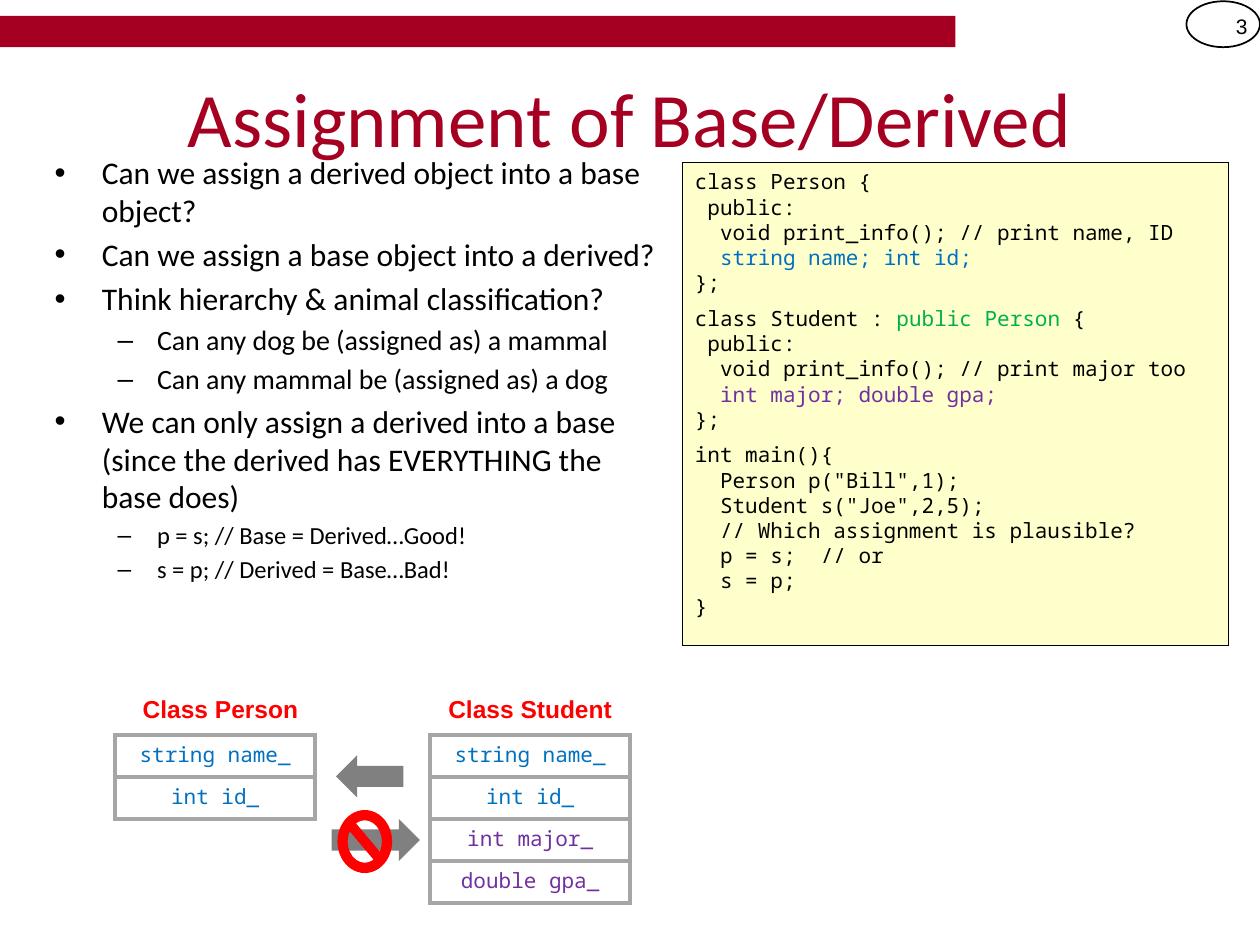
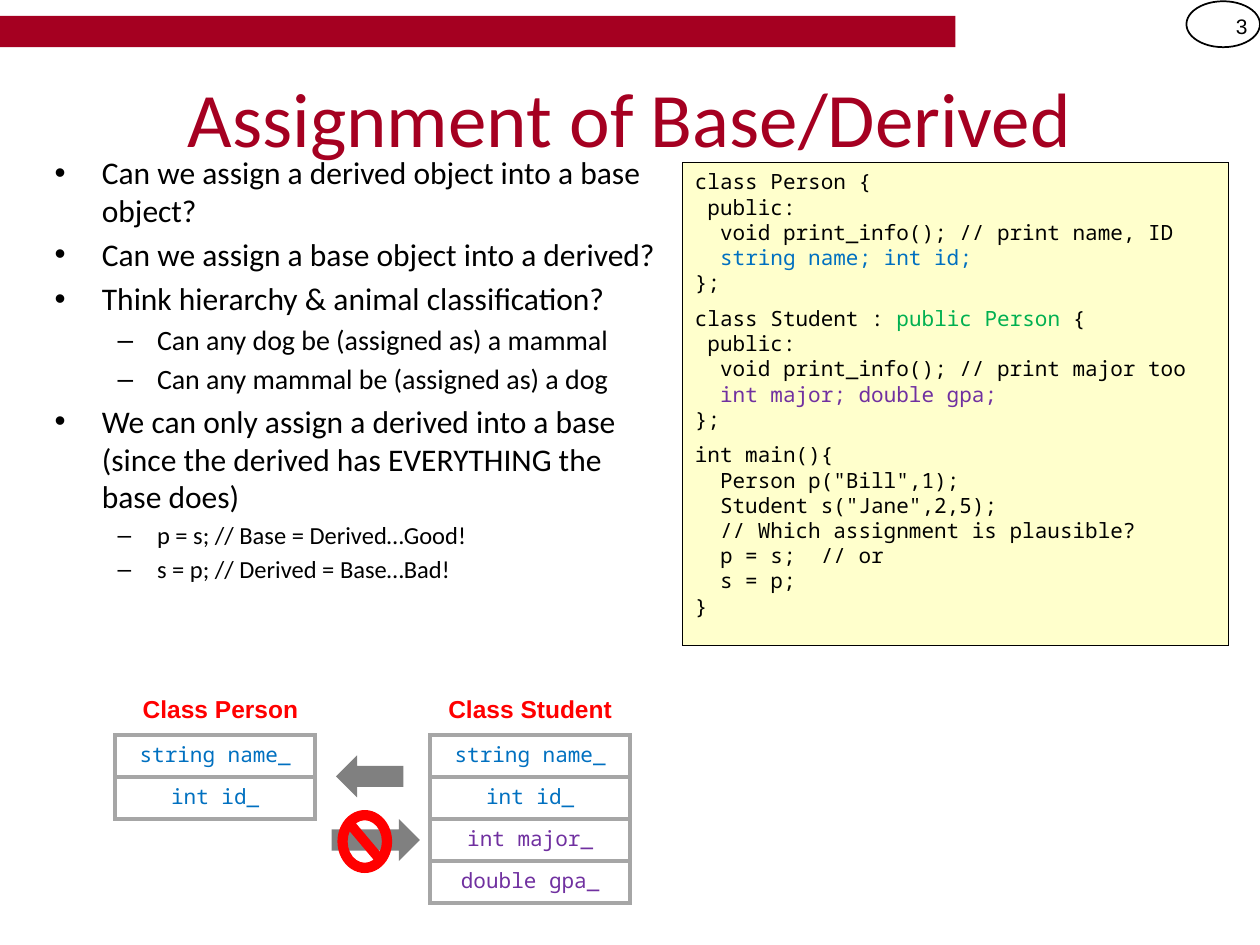
Before and after one commit to csci104/site, a slide deck: slide 3 of schedule/notes/5-Polymorphism.pptx. Drawn at 1260x945 pixels with LibreOffice and Linux fonts; fonts in the diff are those of the drawing; background and template pictures are left out. Boxes give left, top, right and bottom in pixels: in the first picture for what was removed or moved away, otherwise in the second. Text is boxed around its words. In the diff, an @@ line names an element or a change of style, - is before the commit and + after.

```diff
--- a/schedule/notes/5-Polymorphism.pptx
+++ b/schedule/notes/5-Polymorphism.pptx
@@ text in rectangle at box(695, 446, 1136, 593): text changed @@
-int main(){
-Person p("Bill",1);
-Student s("Joe",2,5);
-// Which assignment is plausible?
-p = s; // or
-s = p;
-}
+int main(){
+Person p("Bill",1);
+Student s("Jane",2,5);
+// Which assignment is plausible?
+p = s; // or
+s = p;
+}
```
Also in this commit, not shown: 6 other slides changed.
